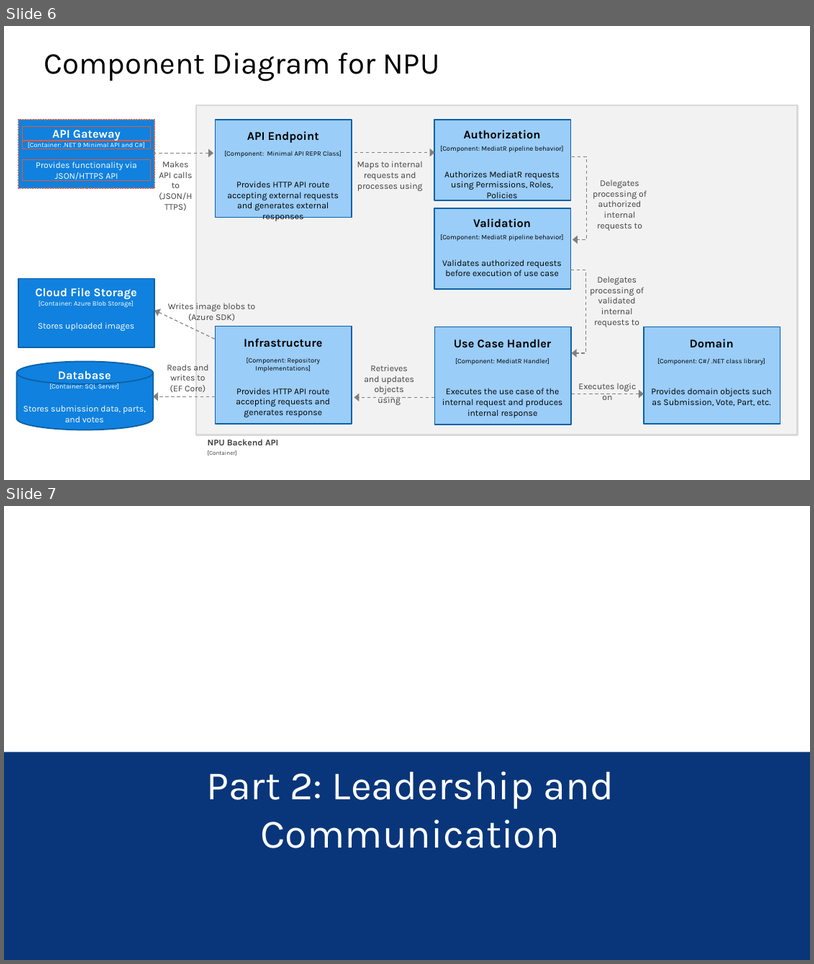
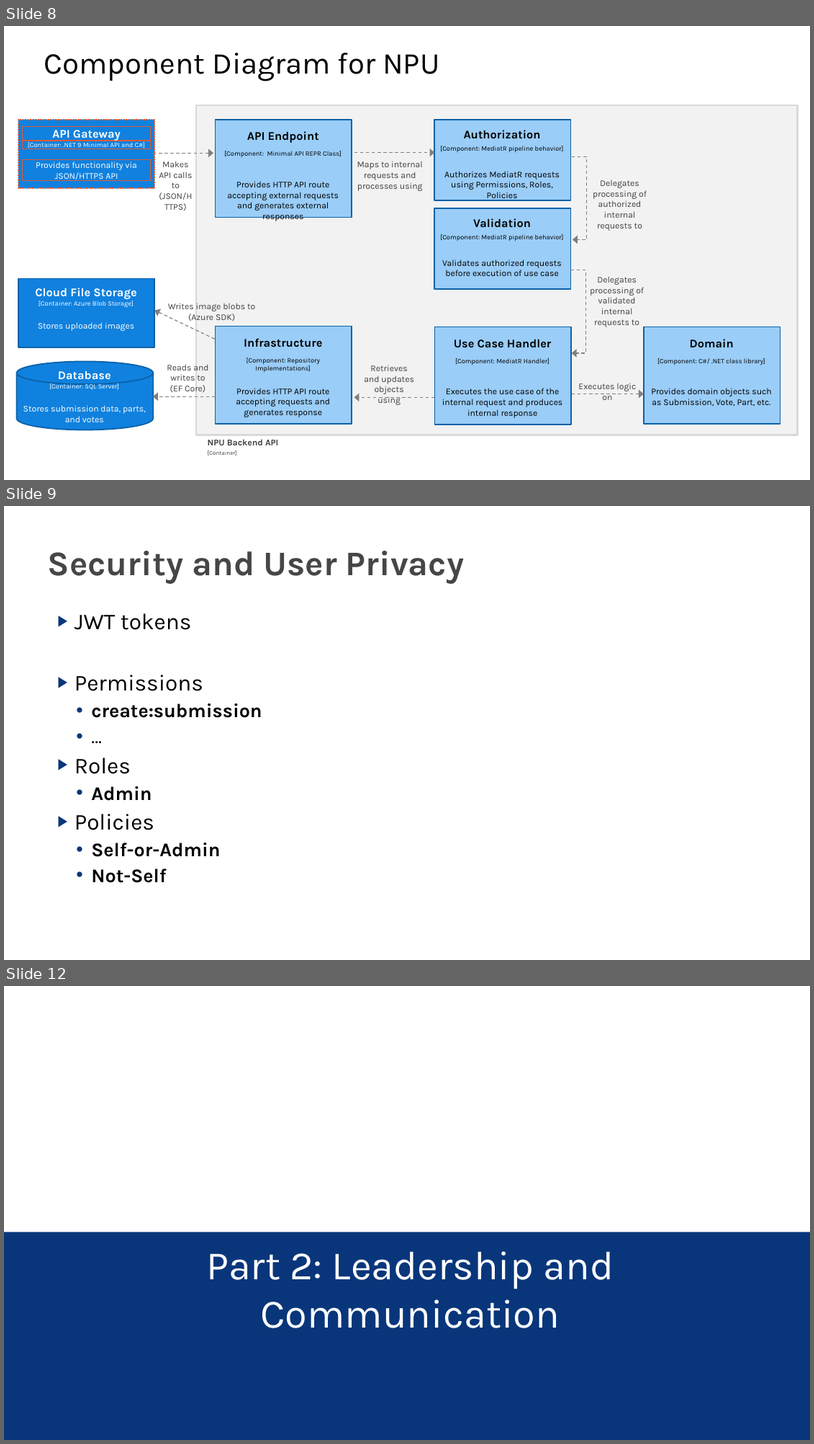
Before and after one commit to wincubate/npu, a slide deck: presentation/Presentation.pptx. Shown one above the other, each under a label of ours: slides 6 and 7 before the commit, slides 8, 9 and 12 after it; the slides between them are not shown. The pictures are 814x964 and 814x1444 pixels, drawn with LibreOffice and Linux fonts; fonts in the diff are those of the drawing; background and template pictures are left out. Boxes give left, top, right and bottom in pixels: in the first picture for what was removed or moved away, otherwise in the second. Text is boxed around its words. In the diff, an @@ line names an element or a change of style, - is before the commit and + after.

```diff
--- a/presentation/Presentation.pptx
+++ b/presentation/Presentation.pptx
@@ slide 9 added at <box>4,506,810,960</box>, background #FFFFFF @@
@@ title added at <box>48,551,464,584</box>, 41 pt, text #464646, bold @@
+Security and User Privacy
@@ text added at <box>75,613,262,883</box>, 23 pt, text #000000, bold @@
+▶ JWT tokens
+▶ Permissions
+  • create:submission
+  • …
+▶ Roles
+  • Admin
+▶ Policies
+  • Self-or-Admin
+  • Not-Self
@@ what was slide 6 is now slide 8 @@
@@ what was slide 7 is now slide 12 @@
```
Also in this commit, not shown: 1 slide changed, 4 other slides added, 14 other files.
